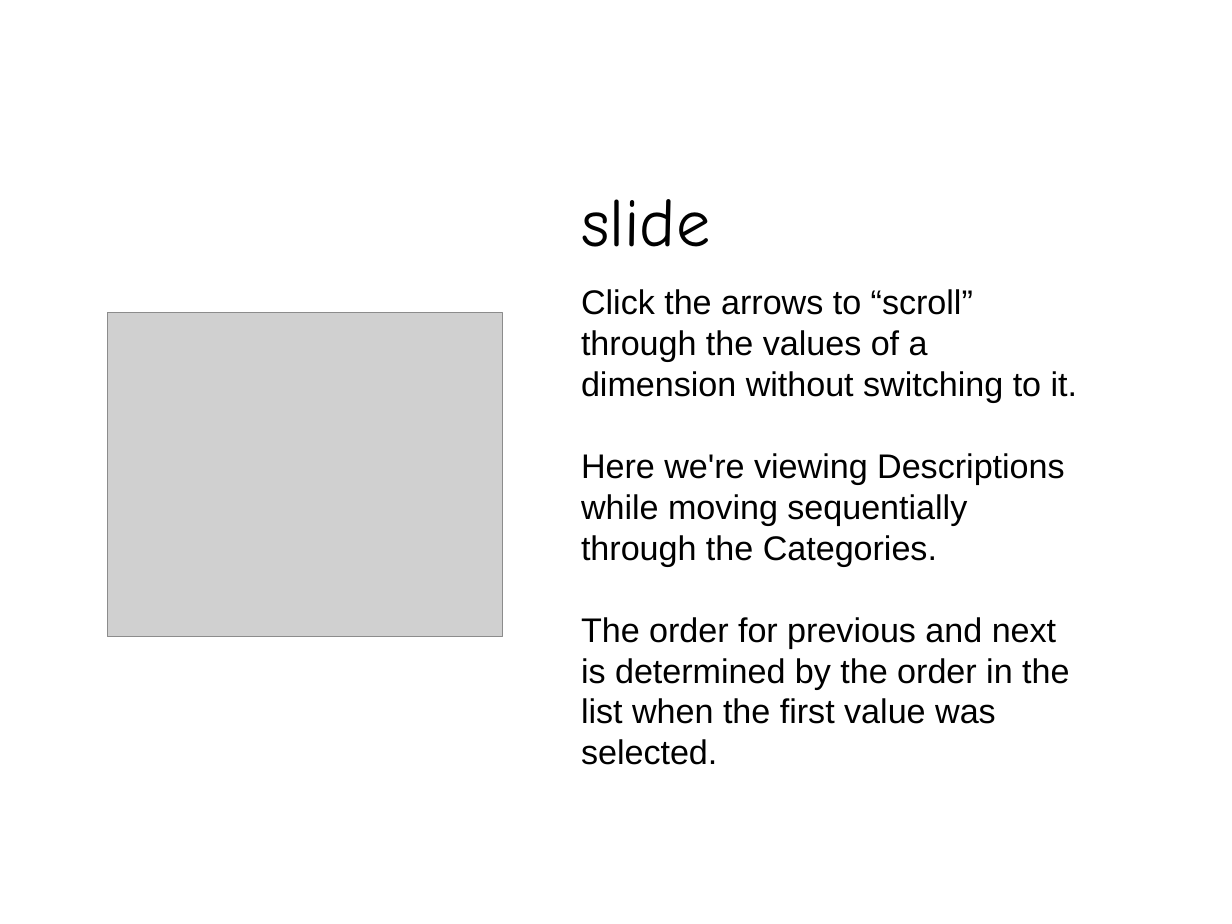
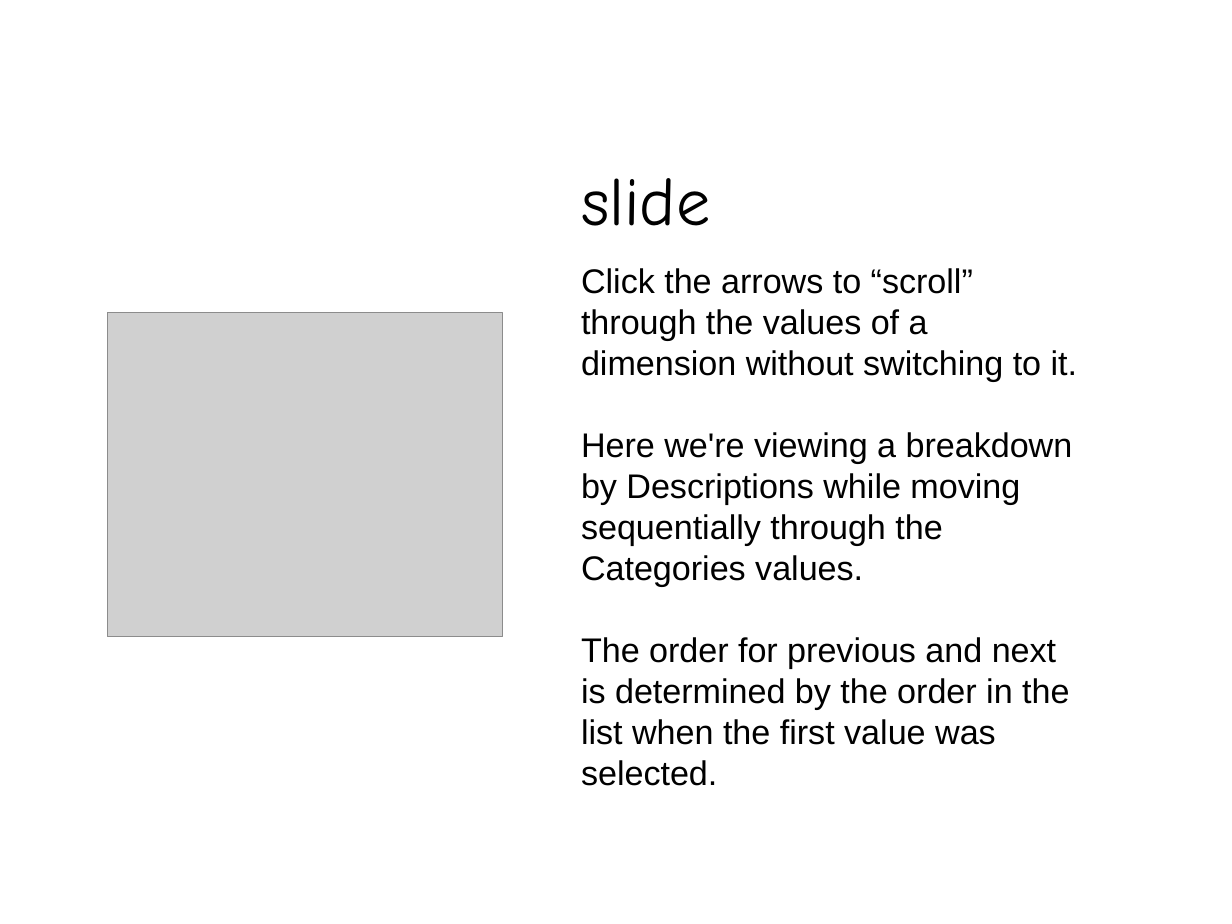
Before and after one commit to johndimm/breakdown-xtra-large, a slide deck: slide 7 of doc/preso.odp. Drawn at 1232x924 pixels with LibreOffice and Linux fonts; fonts in the diff are those of the drawing; grey boxes stand for pictures. Boxes give left, top, right and bottom in pixels: in the first picture for what was removed or moved away, otherwise in the second. Text is boxed around its words. In the diff, an @@ line names an element or a change of style, - is before the commit and + after.

```diff
--- a/doc/preso.odp
+++ b/doc/preso.odp
@@ text at [581,432,1073,587]: text changed @@
-Here we're viewing Descriptions while moving sequentially through the Categories.
+Here we're viewing a breakdown by Descriptions while moving sequentially through the Categories values.
```
Also in this commit, not shown: 2 other files.
